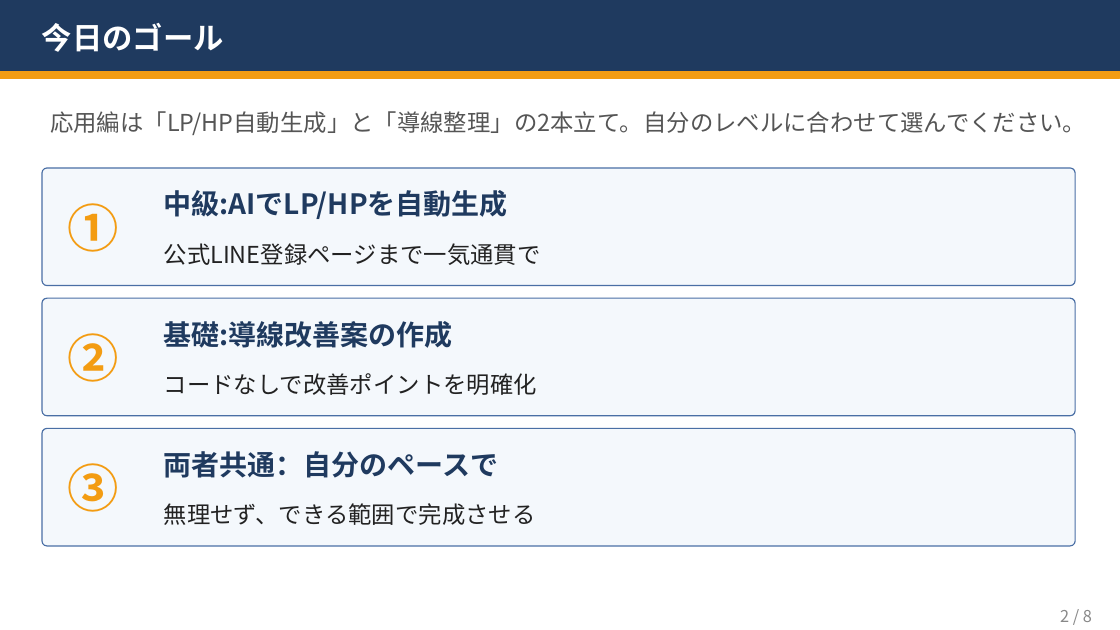
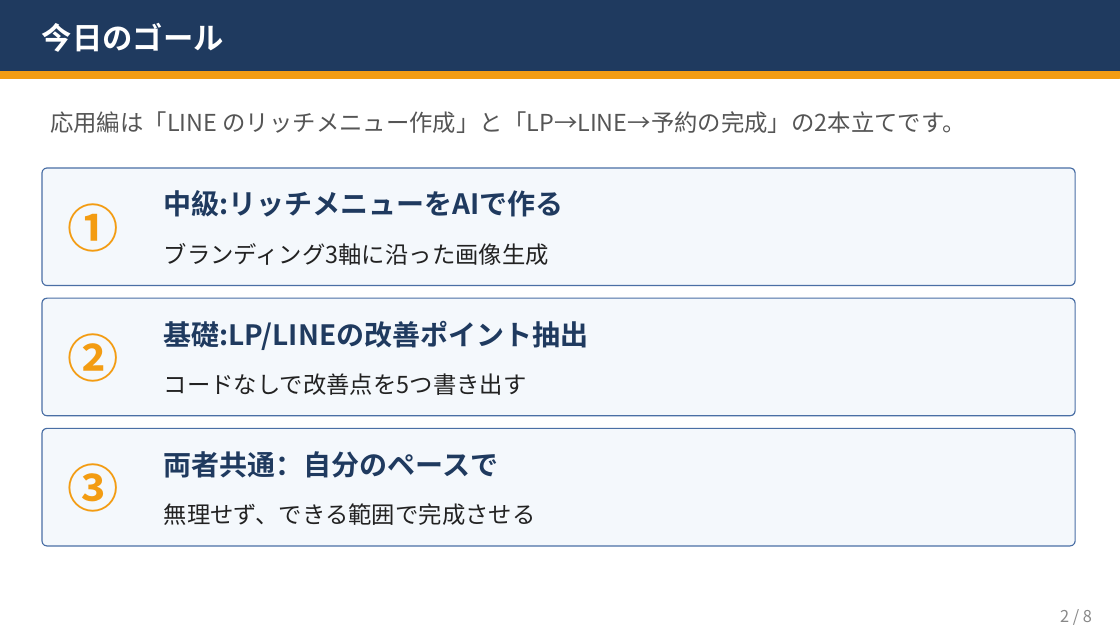
Before and after one commit to kana-story-321/github.io, a slide deck: slide 2 of pptx_sessions_8_22/第9回_応用編_講師用.pptx. Drawn at 1120x630 pixels with LibreOffice and Linux fonts; fonts in the diff are those of the drawing. Boxes give left, top, right and bottom in pixels: in the first picture for what was removed or moved away, otherwise in the second. Text is boxed around its words. In the diff, an @@ line names an element or a change of style, - is before the commit and + after.

```diff
--- a/pptx_sessions_8_22/第9回_応用編_講師用.pptx
+++ b/pptx_sessions_8_22/第9回_応用編_講師用.pptx
@@ text at bbox=[50, 111, 966, 133]: text changed @@
-応用編は「LP/HP自動生成」と「導線整理」の2本立て。自分のレベルに合わせて選んでください。
+応用編は「LINE のリッチメニュー作成」と「LP→LINE→予約の完成」の2本立てです。
@@ text at bbox=[164, 190, 564, 217]: text changed @@
-中級:AIでLP/HPを自動生成
+中級:リッチメニューをAIで作る
@@ text at bbox=[164, 243, 549, 265]: text changed @@
-公式LINE登録ページまで一気通貫で
+ブランディング3軸に沿った画像生成
@@ text at bbox=[164, 320, 589, 350]: text changed @@
-基礎:導線改善案の作成
+基礎:LP/LINEの改善ポイント抽出
@@ text at bbox=[164, 373, 527, 395]: text changed @@
-コードなしで改善ポイントを明確化
+コードなしで改善点を5つ書き出す
```
Also in this commit, not shown: 7 other slides changed, 58 other files.
